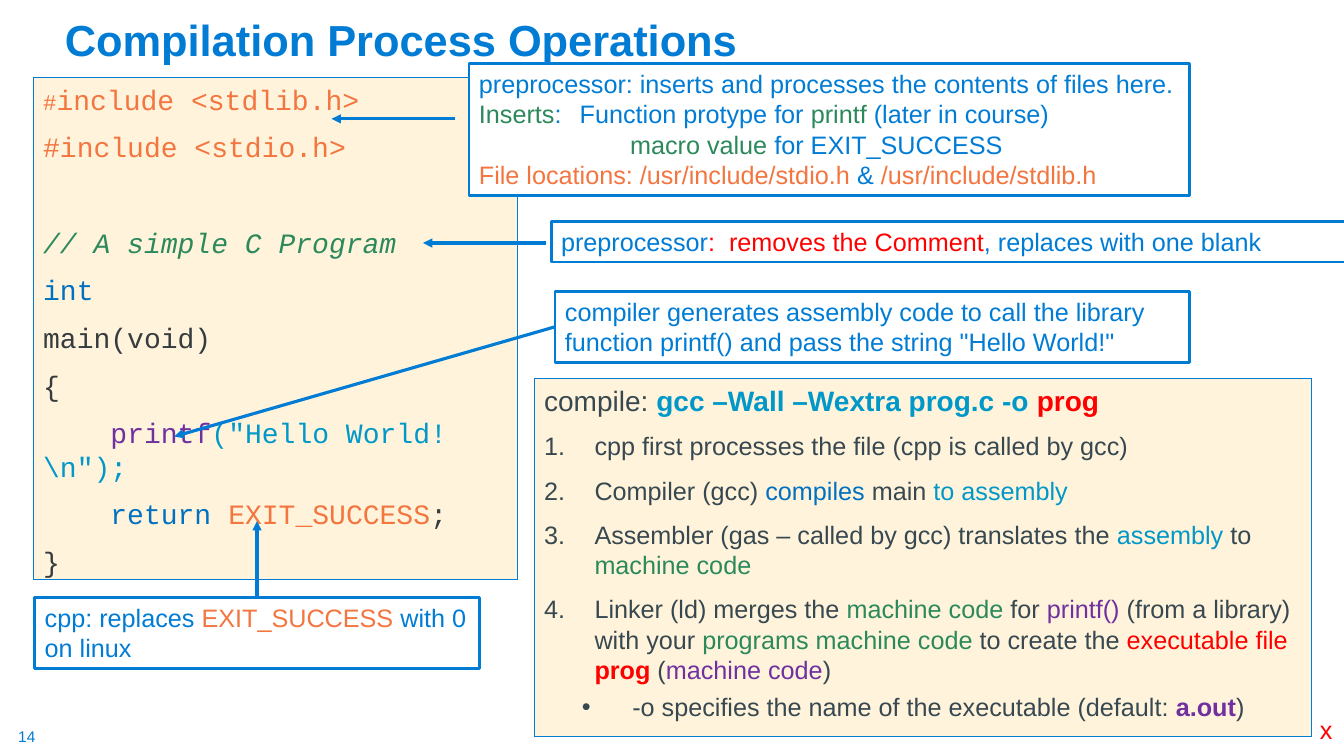
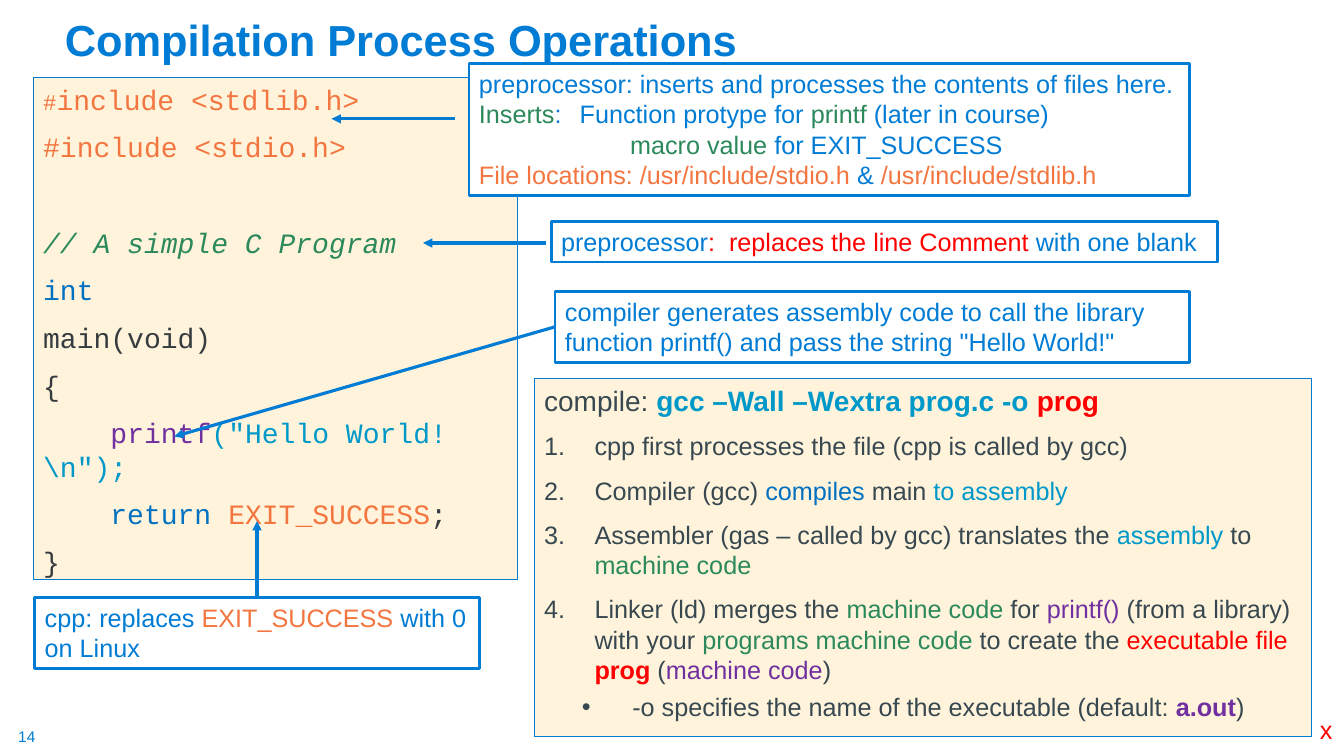
Before and after one commit to cse30-sp24/Muller-Slides, a slide deck: slide 14 of Lecture-3.pptx. Drawn at 1344x756 pixels with LibreOffice and Linux fonts; fonts in the diff are those of the drawing. Boxes give left, top, right and bottom in pixels: in the first picture for what was removed or moved away, otherwise in the second. Text is boxed around its words. In the diff, an @@ line names an element or a change of style, - is before the commit and + after.

```diff
--- a/Lecture-3.pptx
+++ b/Lecture-3.pptx
@@ rectangle "preprocessor: replaces the line Comment ...": place and size @@
-rectangle "preprocessor: replaces the line Comment ..." at <box>552,222,1344,262</box>
+rectangle "preprocessor: replaces the line Comment ..." at <box>552,222,1218,262</box>
@@ text in rectangle at <box>561,232,1197,257</box>: text changed @@
-preprocessor: removes the Comment, replaces with one blank
+preprocessor: replaces the line Comment with one blank
@@ text in rectangle at <box>45,638,140,658</box>: text changed @@
-on linux
+on Linux
```
Also in this commit, not shown: 14 other slides changed, 2 other files.
